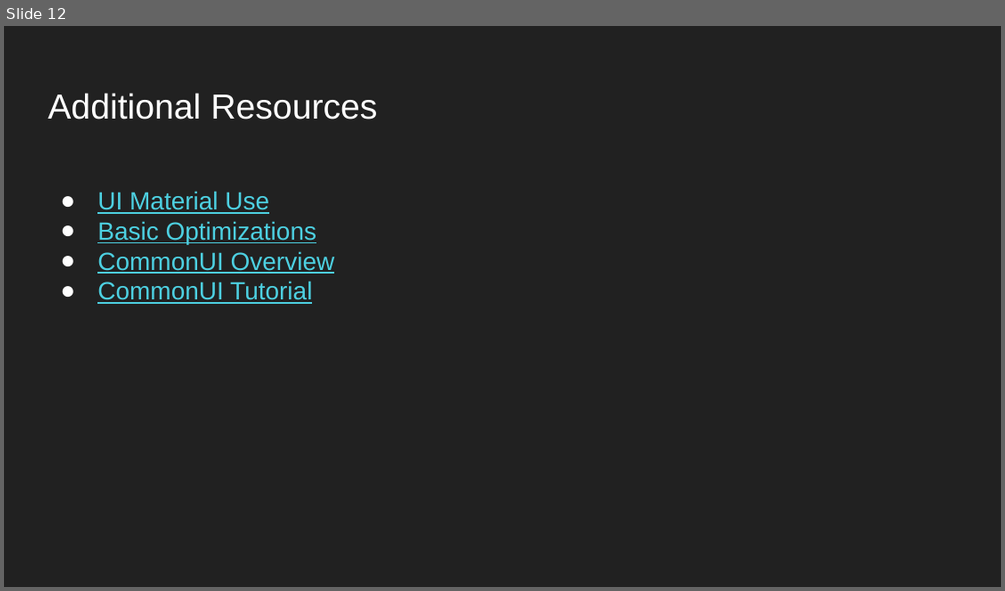
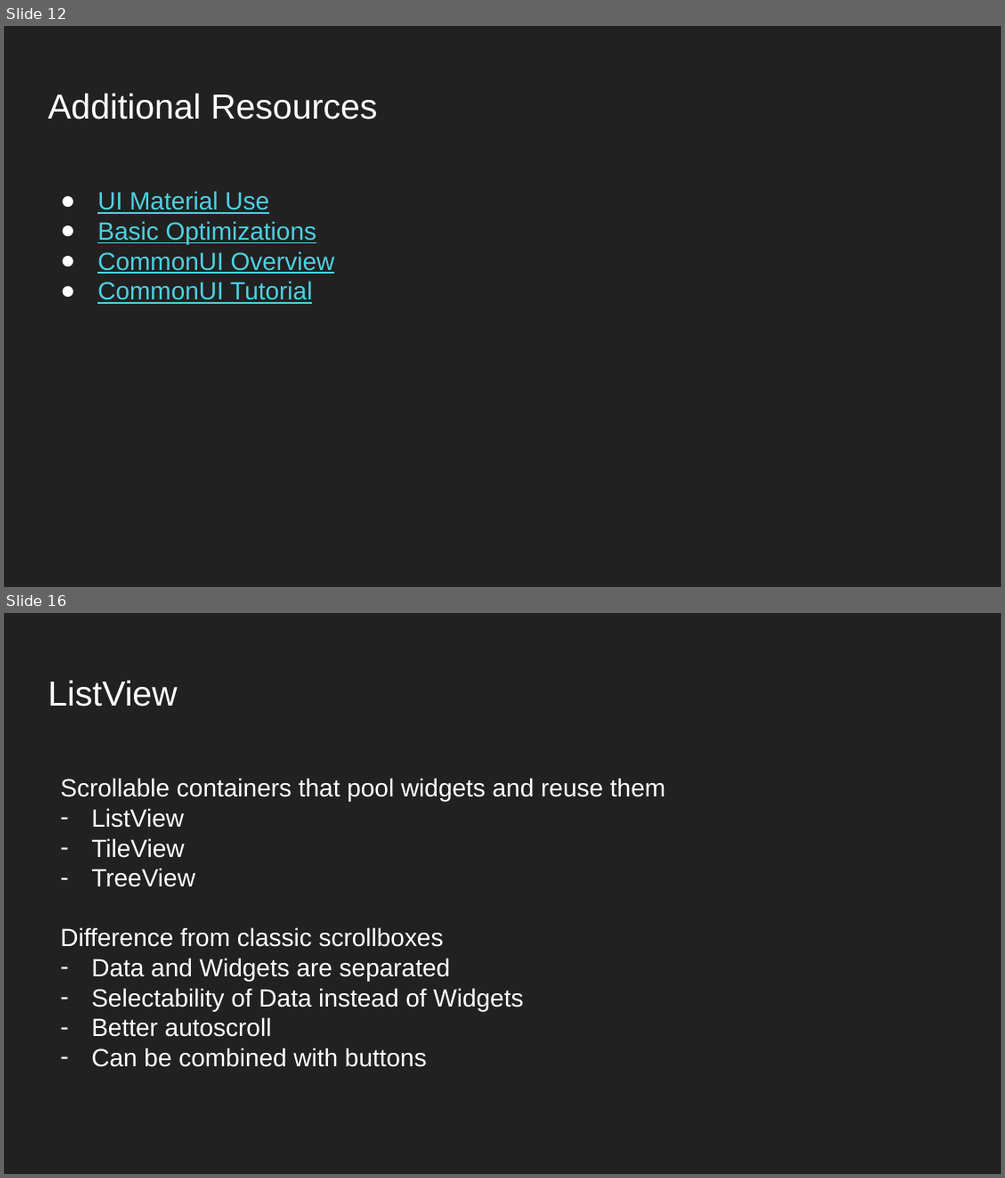
Before and after one commit to WotanCZ/MFF_UE_Lecture, a slide deck: UI/Unreal Engine Lecture - UI.pptx. Shown one above the other, each under a label of ours: slide 12 before the commit, slides 12 and 16 after it; the slides between them are not shown. The pictures are 1005x591 and 1005x1178 pixels, drawn with LibreOffice and Linux fonts; fonts in the diff are those of the drawing; background and template pictures are left out. Boxes give left, top, right and bottom in pixels: in the first picture for what was removed or moved away, otherwise in the second. Text is boxed around its words. In the diff, an @@ line names an element or a change of style, - is before the commit and + after.

```diff
--- a/UI/Unreal Engine Lecture - UI.pptx
+++ b/UI/Unreal Engine Lecture - UI.pptx
@@ slide 16 added at (x1=4, y1=613, x2=1001, y2=1174), background picture (left out) @@
@@ title added at (x1=48, y1=680, x2=177, y2=706), 25.2 pt, text #FFFFFF @@
+ListView
@@ text added at (x1=60, y1=778, x2=665, y2=1067), 18 pt, text #FFFFFF @@
+Scrollable containers that pool widgets and reuse them
+– ListView
+– TileView
+– TreeView
+Difference from classic scrollboxes
+– Data and Widgets are separated
+– Selectability of Data instead of Widgets
+– Better autoscroll
+– Can be combined with buttons
```
Also in this commit, not shown: 4 other slides added.
